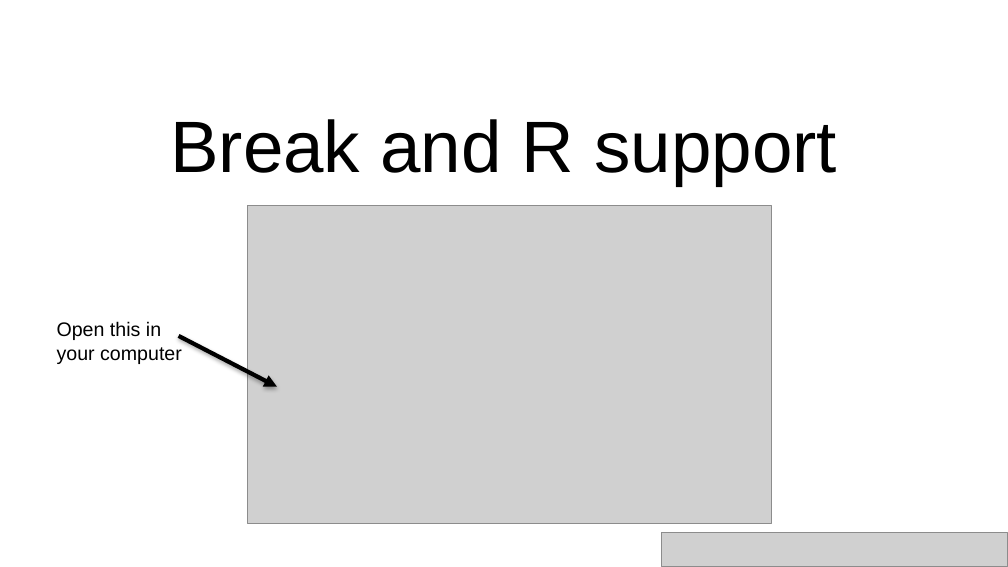
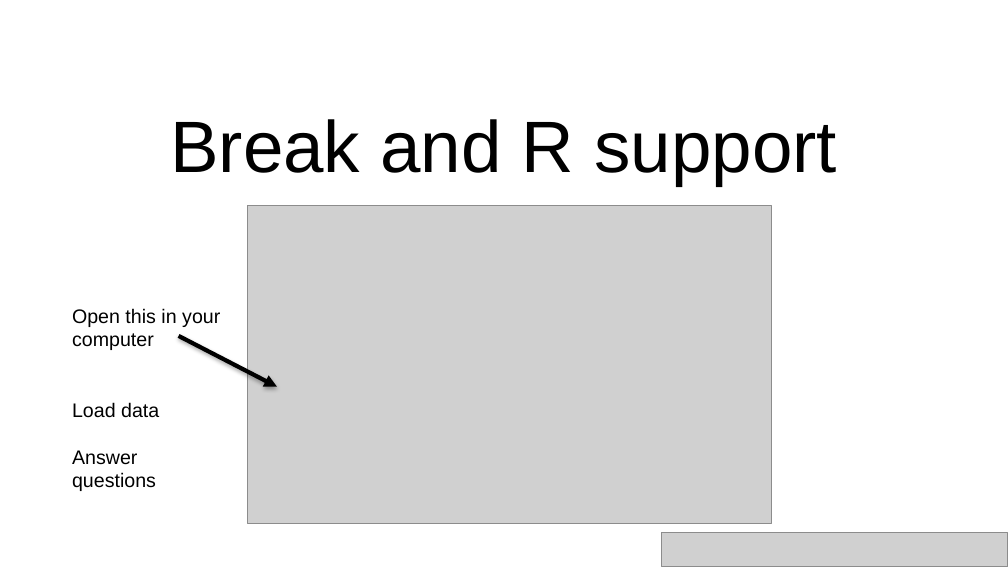
Before and after one commit to mpeces/MiDAS_course_2025, a slide deck: slide 18 of presentations/Hands-on_Setup.pptx (slide 14 before the commit). Drawn at 1008x567 pixels with LibreOffice and Linux fonts; fonts in the diff are those of the drawing; grey boxes stand for pictures. Boxes give left, top, right and bottom in pixels: in the first picture for what was removed or moved away, otherwise in the second. Text is boxed around its words. In the diff, an @@ line names an element or a change of style, - is before the commit and + after.

```diff
--- a/presentations/Hands-on_Setup.pptx
+++ b/presentations/Hands-on_Setup.pptx
@@ text "Open this in your computer": place and size @@
-text "Open this in your computer" at [57,321,182,364]
+text "Open this in your computer" at [72,308,220,491]
@@ text at [72,402,159,491]: paragraphs added @@
+Load data
+Answer questions
```
Also in this commit, not shown: 4 slides added.
